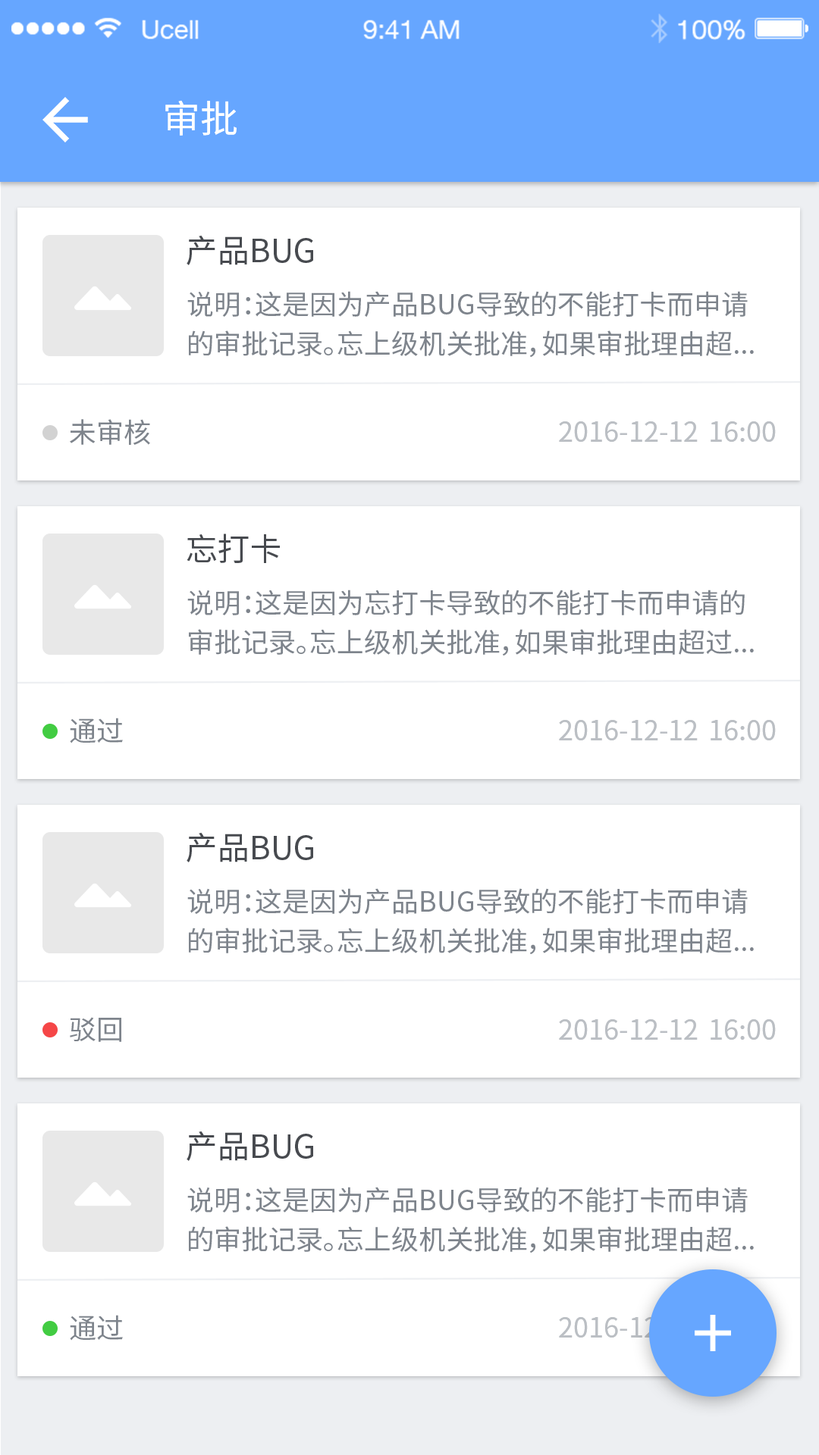
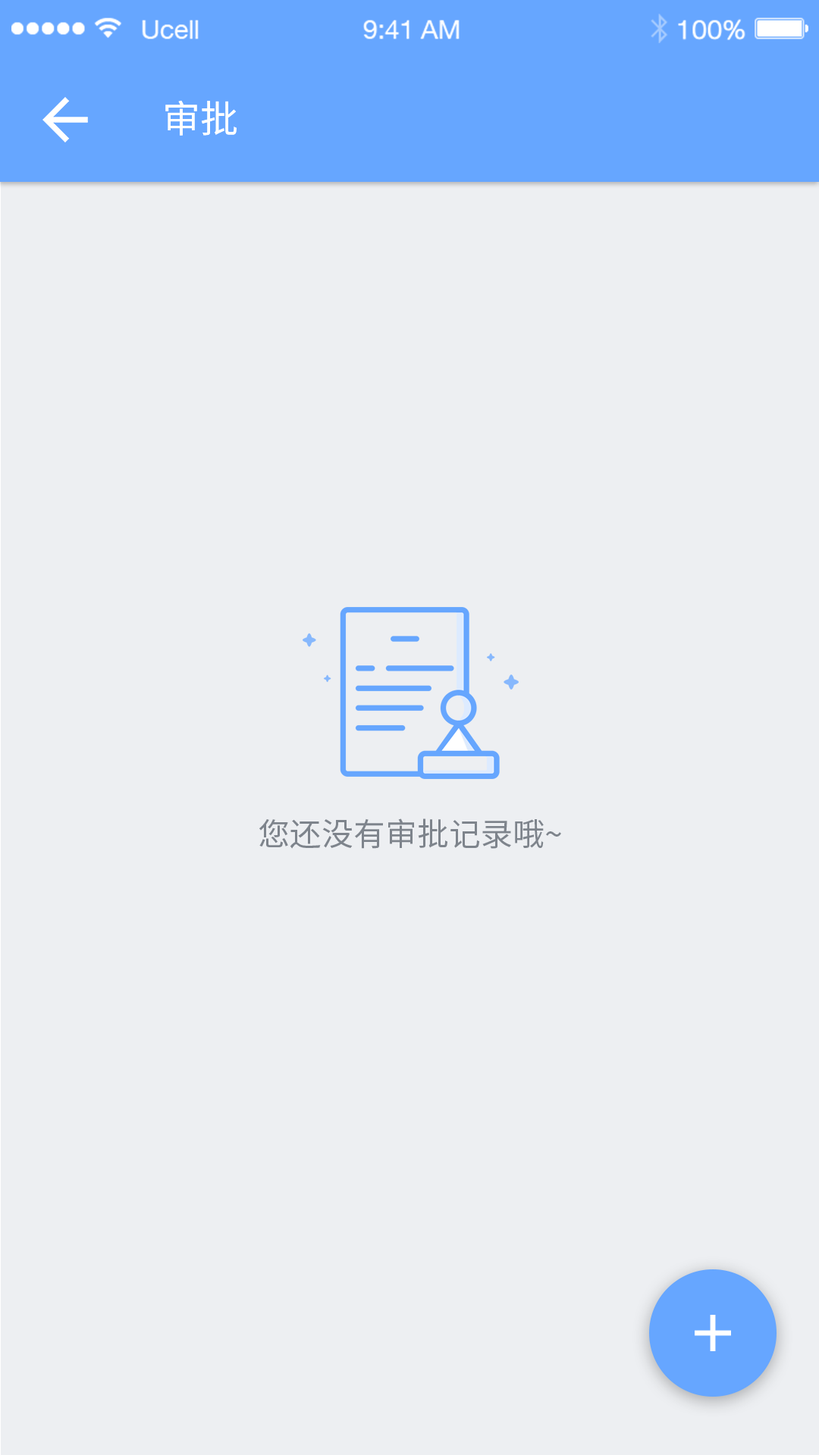
Two versions of the same layered image (w=819, h=1455). Layer-by-layer changes:
hid group "审批列表" (61 layers) over [17, 207, 800, 1382]
showed group "审批记录为空" (2 layers) over [259, 607, 561, 849]
